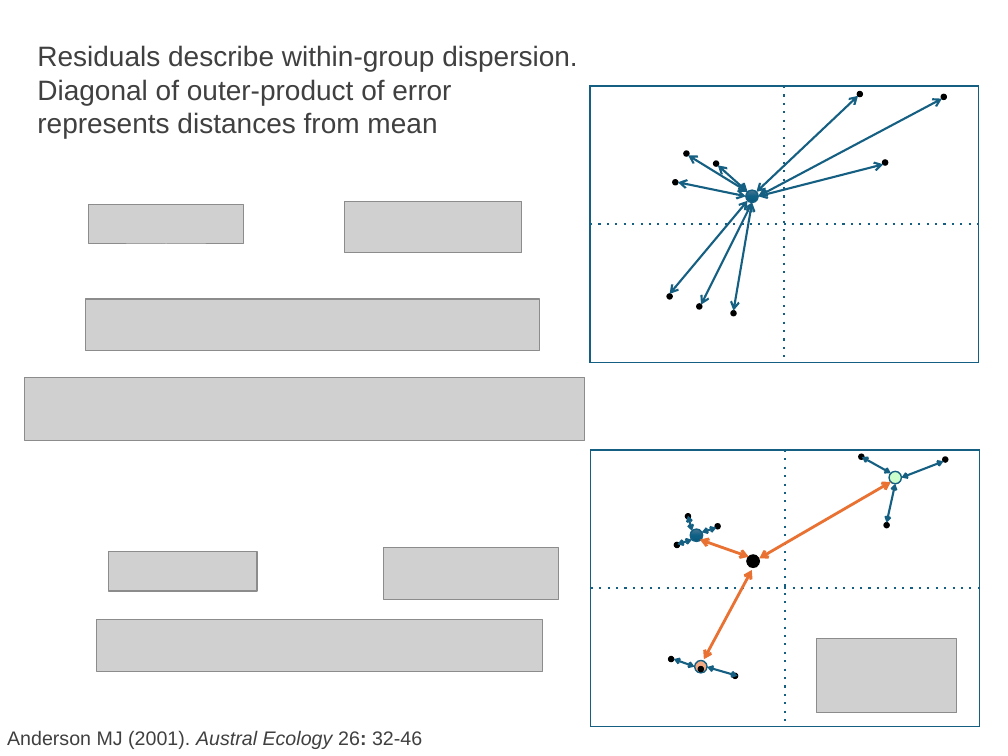
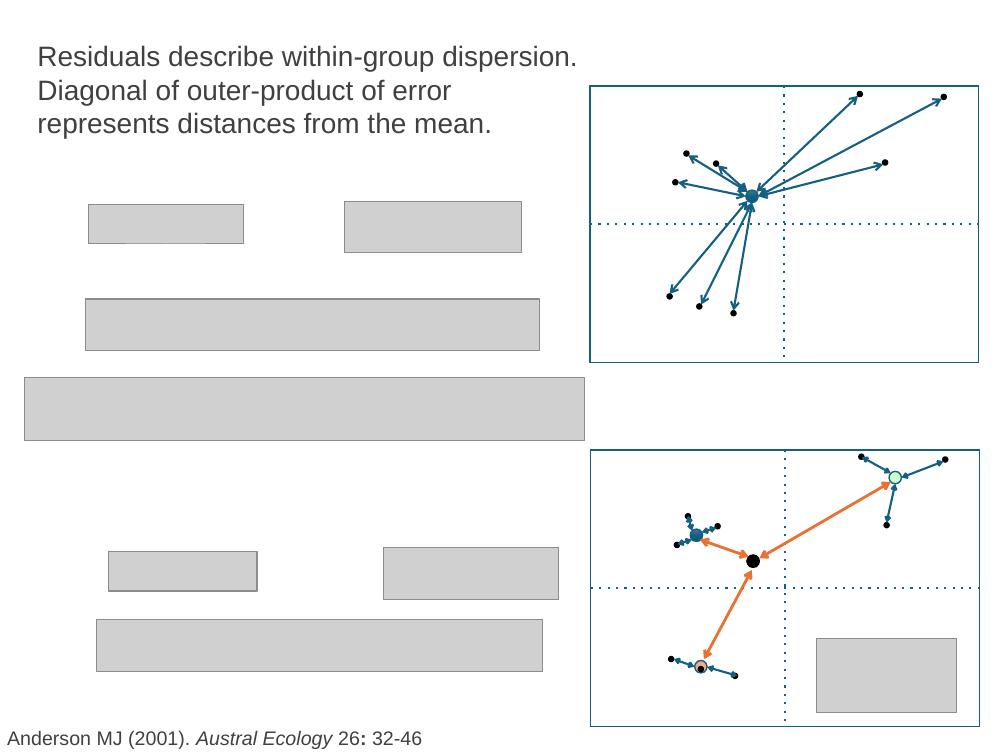
Before and after one commit to PhenoEvo/phenoevo.github.io, a slide deck: slide 5 of GMcourse/Lectures/LectureData/04.groupdifferences/stats/stat slides.pptx. Drawn at 1008x756 pixels with LibreOffice and Linux fonts; fonts in the diff are those of the drawing; grey boxes stand for pictures. Boxes give left, top, right and bottom in pixels: in the first picture for what was removed or moved away, otherwise in the second. Text is boxed around its words. In the diff, an @@ line names an element or a change of style, - is before the commit and + after.

```diff
--- a/GMcourse/Lectures/LectureData/04.groupdifferences/stats/stat slides.pptx
+++ b/GMcourse/Lectures/LectureData/04.groupdifferences/stats/stat slides.pptx
@@ text at (x1=37, y1=79, x2=492, y2=139): text changed @@
-Diagonal of outer-product of error represents distances from mean
+Diagonal of outer-product of error represents distances from the mean.
```
Also in this commit, not shown: 3 other slides changed, 2 slides added, 11 other files.
